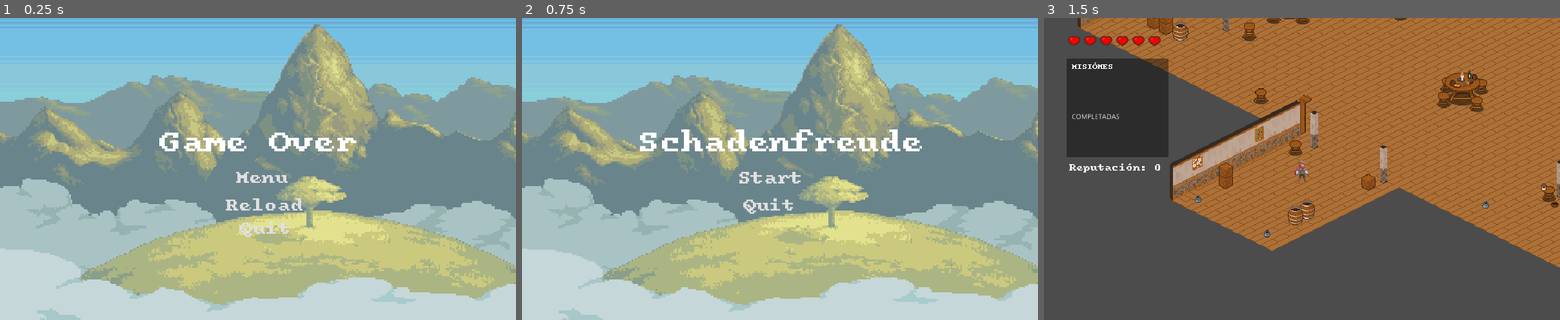
Above: before the commit, frames 1-3 (left to right).
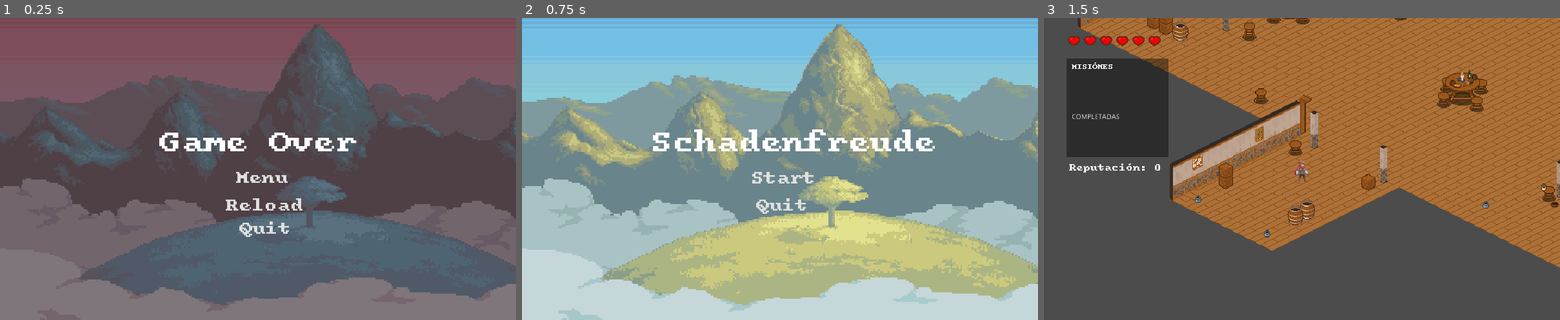
Above: after the commit, the same moments.

Repository: u1973231/Schadenfreude
Game: Godot game, scene res://scenes/GameOver.tscn
Two runs of this game, one before a commit and one after it. Both use one fixed random seed, a clock stepped at 60 frames per second and the inputs below. This scene is started directly instead of the project's main scene.
Inputs:
- Up to frame 1 (0.25 s): no input
- Up to frame 2 (0.75 s): click "Menu" at 0.5 s
- Up to frame 3 (1.5 s): click "Start" at 1.25 s

The runs differ from the first frame. In frame 1, 99% of the frame differs, in the area x 0-100%, y 0-100%; in frame 2, 2.3%; in frame 3, nothing differs.

Commit message:
VMenusFinish

Diff:
--- a/scenes/GameOver.tscn
+++ b/scenes/GameOver.tscn
@@ -2,7 +2,7 @@
 
 [ext_resource path="res://scripts/scr_menu.gd" type="Script" id=1]
 [ext_resource path="res://Font/Salmon Typewriter fonts/Salmon Typewriter 9 Bold.ttf" type="DynamicFontData" id=2]
-[ext_resource path="res://textures/Grassy_Mountains_preview.png" type="Texture" id=3]
+[ext_resource path="res://textures/Grassy_Mountains_purple.png" type="Texture" id=3]
 
 [sub_resource type="DynamicFont" id=1]
 size = 49
@@ -47,8 +47,6 @@
 margin_bottom = 42.0
 
 [node name="VBoxContainer" type="VBoxContainer" parent="CenterContainer"]
-anchor_left = -0.0332168
-anchor_right = -0.0332168
 margin_left = 88.0
 margin_top = 9.0
 margin_right = 484.0
--- a/scenes/GameWin.tscn
+++ b/scenes/GameWin.tscn
@@ -1,6 +1,20 @@
-[gd_scene load_steps=2 format=2]
+[gd_scene load_steps=7 format=2]
 
 [ext_resource path="res://scripts/scr_menu.gd" type="Script" id=1]
+[ext_resource path="res://Font/Salmon Typewriter fonts/Salmon Typewriter 9 Bold.ttf" type="DynamicFontData" id=2]
+[ext_resource path="res://textures/Grassy_Mountains_saturation.png" type="Texture" id=3]
+
+[sub_resource type="DynamicFont" id=1]
+size = 49
+font_data = ExtResource( 2 )
+
+[sub_resource type="DynamicFont" id=2]
+size = 29
+font_data = ExtResource( 2 )
+
+[sub_resource type="DynamicFont" id=3]
+size = 29
+font_data = ExtResource( 2 )
 
 [node name="Menu" type="Control"]
 anchor_right = 1.0
@@ -8,43 +22,56 @@
 margin_top = -100.0
 script = ExtResource( 1 )
 
+[node name="TextureRect" type="TextureRect" parent="."]
+anchor_top = 0.5
+anchor_bottom = 0.5
+margin_top = -350.0
+margin_right = 1024.0
+margin_bottom = 350.0
+rect_scale = Vector2( 1.2, 1 )
+texture = ExtResource( 3 )
+expand = true
+
 [node name="CenterContainer" type="CenterContainer" parent="."]
 anchor_left = 0.5
 anchor_top = 0.5
 anchor_right = 0.5
 anchor_bottom = 0.5
-margin_left = -47.0
-margin_top = -20.0
-margin_right = 47.0
-margin_bottom = 20.0
+margin_left = -154.0
+margin_top = -33.0
+margin_right = 154.0
+margin_bottom = 33.0
 
 [node name="VBoxContainer" type="VBoxContainer" parent="CenterContainer"]
-margin_left = 19.0
-margin_top = 13.0
-margin_right = 75.0
-margin_bottom = 27.0
+margin_right = 308.0
+margin_bottom = 66.0
 
-[node name="Win" type="Label" parent="CenterContainer/VBoxContainer"]
-margin_right = 56.0
-margin_bottom = 14.0
-text = "You Win!"
+[node name="Label" type="Label" parent="CenterContainer/VBoxContainer"]
+margin_right = 308.0
+margin_bottom = 66.0
+custom_fonts/font = SubResource( 1 )
+text = "You Win"
 align = 1
 
-[node name="Menu" type="Button" parent="CenterContainer/VBoxContainer/Win"]
-margin_left = 4.0
-margin_top = 48.0
-margin_right = 52.0
-margin_bottom = 68.0
+[node name="Menu" type="Button" parent="CenterContainer/VBoxContainer/Label"]
+margin_left = 106.0
+margin_top = 81.0
+margin_right = 222.0
+margin_bottom = 126.0
+custom_fonts/font = SubResource( 2 )
 text = "Menu"
+flat = true
 
-[node name="Quit" type="Button" parent="CenterContainer/VBoxContainer/Win"]
+[node name="Quit" type="Button" parent="CenterContainer/VBoxContainer/Label"]
 anchor_right = 0.984
 anchor_bottom = 21.956
-margin_left = 8.0
-margin_top = 88.0
-margin_right = -3.168
-margin_bottom = -199.384
+margin_left = 21.0
+margin_top = 127.0
+margin_right = 14.928
+margin_bottom = -1249.1
+custom_fonts/font = SubResource( 3 )
 text = "Quit"
+flat = true
 
-[connection signal="pressed" from="CenterContainer/VBoxContainer/Win/Menu" to="." method="_on_Menu_pressed"]
-[connection signal="pressed" from="CenterContainer/VBoxContainer/Win/Quit" to="." method="_on_Quit_pressed"]
+[connection signal="pressed" from="CenterContainer/VBoxContainer/Label/Menu" to="." method="_on_Menu_pressed"]
+[connection signal="pressed" from="CenterContainer/VBoxContainer/Label/Quit" to="." method="_on_Quit_pressed"]
--- a/scenes/Menu.tscn
+++ b/scenes/Menu.tscn
@@ -37,9 +37,9 @@
 anchor_top = 0.5
 anchor_right = 0.5
 anchor_bottom = 0.5
-margin_left = -286.0
+margin_left = -260.0
 margin_top = -33.0
-margin_right = 286.0
+margin_right = 312.0
 margin_bottom = 33.0
 
 [node name="VBoxContainer" type="VBoxContainer" parent="CenterContainer"]
Binary file added: textures/Grassy_Mountains_purple.png
Not shown, added: textures/Grassy_Mountains_purple.png.import
Binary file added: textures/Grassy_Mountains_saturation.png
Not shown, added: textures/Grassy_Mountains_saturation.png.import
